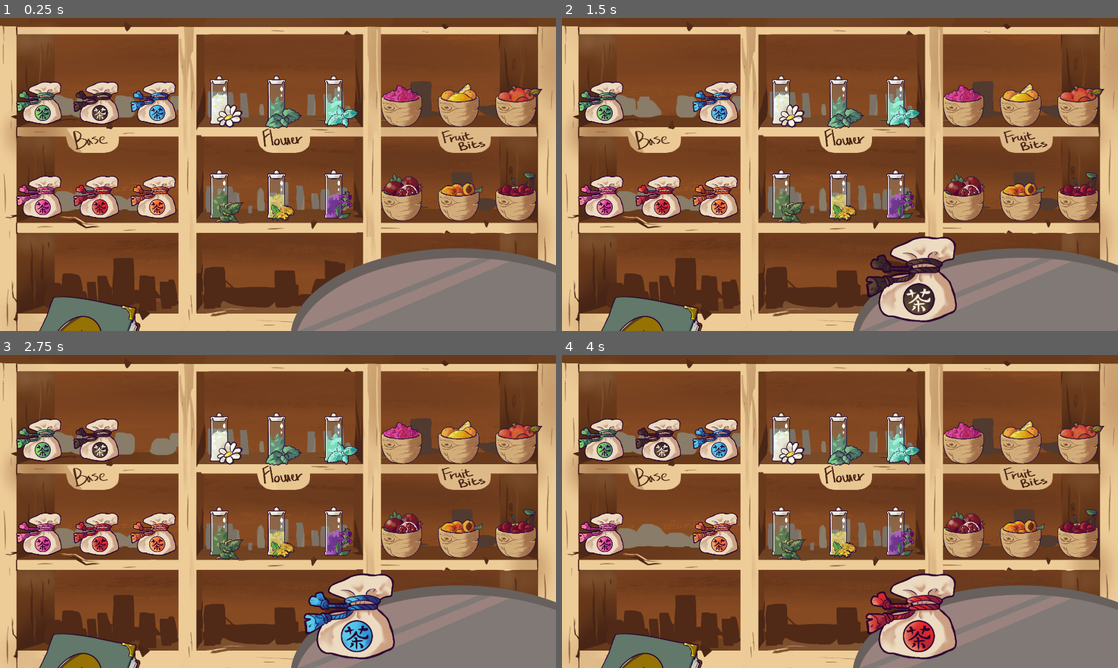
Above: before the commit, frames 1-4 (two rows, left to right).
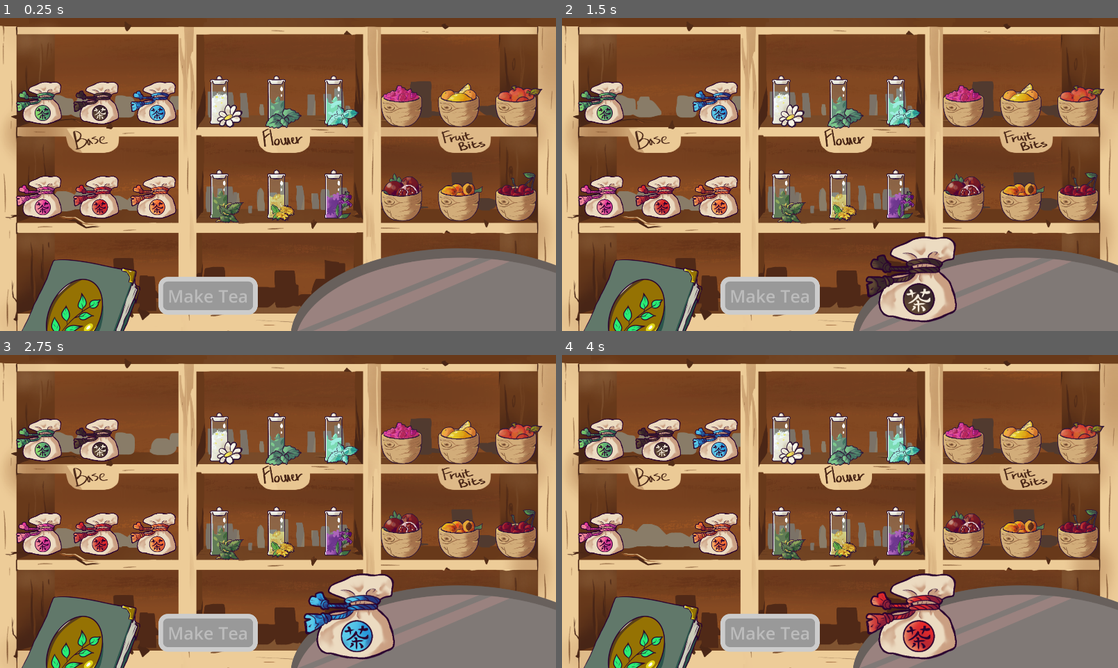
Above: after the commit, the same moments.

Repository: milana-94888u/tea-party
Game: Godot game, scene res://src/scenes/tea_choose/shelves.tscn
The game is run twice, just before and just after one commit, with the same random seed, the same clock (stepped at 60 frames per second) and the same inputs. This scene is started directly instead of the project's main scene.
Inputs (mouse positions are in pixels of both pictures, inside the frame that each line leads up to):
- Up to frame 1 (0.25 s): no input
- Up to frame 2 (1.5 s): click (606, 102) at 0.5 s; click (662, 102) at 1.25 s
- Up to frame 3 (2.75 s): click (155, 439) at 2 s
- Up to frame 4 (4 s): click (606, 533) at 2.75 s; click (662, 533) at 3.5 s

The runs differ from the first frame. In frame 1, 5.6% of the frame differs, in the area x 3-47%, y 77-100%; in frame 2, 5.6%; in frame 3, 5.6%; in frame 4, 5.6%.

Commit message:
add make tea button

Diff:
--- a/resources/main_theme.tres
+++ b/resources/main_theme.tres
@@ -1,10 +1,94 @@
-[gd_resource type="Theme" load_steps=2 format=3 uid="uid://b78sk1t2fxuvk"]
+[gd_resource type="Theme" load_steps=7 format=3 uid="uid://b78sk1t2fxuvk"]
+
+[sub_resource type="StyleBoxFlat" id="StyleBoxFlat_0lxlm"]
+border_width_left = 16
+border_width_top = 16
+border_width_right = 16
+border_width_bottom = 16
+corner_radius_top_left = 32
+corner_radius_top_right = 32
+corner_radius_bottom_right = 32
+corner_radius_bottom_left = 32
+expand_margin_left = 16.0
+expand_margin_top = 8.0
+expand_margin_right = 16.0
+expand_margin_bottom = 8.0
+
+[sub_resource type="StyleBoxFlat" id="StyleBoxFlat_h76as"]
+bg_color = Color(0.6358, 0.621179, 0.163546, 1)
+border_width_left = 16
+border_width_top = 16
+border_width_right = 16
+border_width_bottom = 16
+border_color = Color(0.726664, 0.873201, 3.85046e-07, 1)
+corner_radius_top_left = 32
+corner_radius_top_right = 32
+corner_radius_bottom_right = 32
+corner_radius_bottom_left = 32
+expand_margin_left = 16.0
+expand_margin_top = 8.0
+expand_margin_right = 16.0
+expand_margin_bottom = 8.0
+
+[sub_resource type="StyleBoxFlat" id="StyleBoxFlat_hkkgu"]
+bg_color = Color(0.6358, 0.621179, 0.163546, 1)
+border_width_left = 16
+border_width_top = 16
+border_width_right = 16
+border_width_bottom = 16
+border_color = Color(0.726664, 0.873201, 3.85046e-07, 1)
+corner_radius_top_left = 32
+corner_radius_top_right = 32
+corner_radius_bottom_right = 32
+corner_radius_bottom_left = 32
+expand_margin_left = 16.0
+expand_margin_top = 8.0
+expand_margin_right = 16.0
+expand_margin_bottom = 8.0
+
+[sub_resource type="StyleBoxFlat" id="StyleBoxFlat_6udjs"]
+bg_color = Color(0.6358, 0.621179, 0.163546, 1)
+border_width_left = 16
+border_width_top = 16
+border_width_right = 16
+border_width_bottom = 16
+border_color = Color(0.726664, 0.873201, 3.85046e-07, 1)
+corner_radius_top_left = 32
+corner_radius_top_right = 32
+corner_radius_bottom_right = 32
+corner_radius_bottom_left = 32
+expand_margin_left = 16.0
+expand_margin_top = 8.0
+expand_margin_right = 16.0
+expand_margin_bottom = 8.0
+
+[sub_resource type="StyleBoxFlat" id="StyleBoxFlat_6emmw"]
+bg_color = Color(0.6358, 0.621179, 0.163546, 1)
+border_width_left = 16
+border_width_top = 16
+border_width_right = 16
+border_width_bottom = 16
+border_color = Color(0.726664, 0.873201, 3.85046e-07, 1)
+corner_radius_top_left = 32
+corner_radius_top_right = 32
+corner_radius_bottom_right = 32
+corner_radius_bottom_left = 32
+expand_margin_left = 16.0
+expand_margin_top = 8.0
+expand_margin_right = 16.0
+expand_margin_bottom = 8.0
 
 [sub_resource type="StyleBoxFlat" id="StyleBoxFlat_q01gv"]
 bg_color = Color(0.483912, 0.660092, 0.384535, 1)
 
 [resource]
 default_font_size = 32
+Button/font_sizes/font_size = 60
+Button/styles/disabled = SubResource("StyleBoxFlat_0lxlm")
+Button/styles/focus = SubResource("StyleBoxFlat_h76as")
+Button/styles/hover = SubResource("StyleBoxFlat_hkkgu")
+Button/styles/normal = SubResource("StyleBoxFlat_6udjs")
+Button/styles/pressed = SubResource("StyleBoxFlat_6emmw")
 HeaderLarge/font_sizes/font_size = 48
 MarginContainer/constants/margin_bottom = 50
 MarginContainer/constants/margin_left = 50
--- a/src/scenes/tea_choose/shelves.gd
+++ b/src/scenes/tea_choose/shelves.gd
@@ -1,4 +1,7 @@
 extends Control
+
+
+signal tea_completed(tea: Tea)
 
 
 @onready var base_grid := %Base as GridContainer
@@ -11,11 +14,21 @@
 @onready var fruit_bits_spot := %FruitBitsSpot as Control
 
 
+@onready var finish_button := %FinishButton
+
+
 @onready var closed_book := $ClosedBook as TextureButton
 @onready var open_book := $OpenBook as Control
 
-var closed_book_initial_position := Vector2(0, 952)
+var closed_book_initial_position := Vector2(0, 824)
 var closed_book_hovered_position := Vector2(0, 568)
+
+
+func check_completed() -> void:
+	if base_spot.get_child_count() and flower_spot.get_child_count() and fruit_bits_spot.get_child_count():
+		finish_button.disabled = false
+	else:
+		finish_button.disabled = true
 
 
 func return_ingredient_back(ingredient: TeaIngredientButton) -> void:
@@ -43,6 +56,7 @@
 		return_ingredient_back(spot_to_put.get_child(0))
 	ingredient.original_spot = ingredient.get_parent()
 	ingredient.reparent(spot_to_put, false)
+	check_completed()
 
 
 func connect_buttons_from_grid(grid: GridContainer) -> void:
@@ -72,3 +86,11 @@
 func _on_closed_book_mouse_exited() -> void:
 	var tween := closed_book.create_tween()
 	tween.tween_property(closed_book, "position", closed_book_initial_position, 0.4)
+
+
+func _on_finish_button_pressed() -> void:
+	tea_completed.emit(Tea.make_tea(
+		base_spot.get_child(0).ingredient_data,
+		flower_spot.get_child(0).ingredient_data,
+		fruit_bits_spot.get_child(0).ingredient_data,
+	))
--- a/src/scenes/tea_choose/shelves.tscn
+++ b/src/scenes/tea_choose/shelves.tscn
@@ -454,14 +454,33 @@
 offset_bottom = 730.0
 scale = Vector2(1.3, 1.3)
 
+[node name="FinishButton" type="Button" parent="."]
+unique_name_in_owner = true
+layout_mode = 1
+anchors_preset = 7
+anchor_left = 0.5
+anchor_top = 1.0
+anchor_right = 0.5
+anchor_bottom = 1.0
+offset_left = -397.0
+offset_top = -179.0
+offset_right = -86.0
+offset_bottom = -64.0
+grow_horizontal = 2
+grow_vertical = 0
+focus_mode = 0
+mouse_default_cursor_shape = 2
+disabled = true
+text = "Make Tea"
+
 [node name="ClosedBook" type="TextureButton" parent="."]
 layout_mode = 1
 anchors_preset = 2
 anchor_top = 1.0
 anchor_bottom = 1.0
-offset_top = -128.0
+offset_top = -256.0
 offset_right = 512.0
-offset_bottom = 384.0
+offset_bottom = 256.0
 grow_vertical = 0
 mouse_default_cursor_shape = 2
 texture_normal = ExtResource("2_revxh")
@@ -472,6 +491,7 @@
 layout_mode = 1
 metadata/_edit_lock_ = true
 
+[connection signal="pressed" from="FinishButton" to="." method="_on_finish_button_pressed"]
 [connection signal="mouse_entered" from="ClosedBook" to="." method="_on_closed_book_mouse_entered"]
 [connection signal="mouse_exited" from="ClosedBook" to="." method="_on_closed_book_mouse_exited"]
 [connection signal="pressed" from="ClosedBook" to="." method="_on_closed_book_pressed"]
